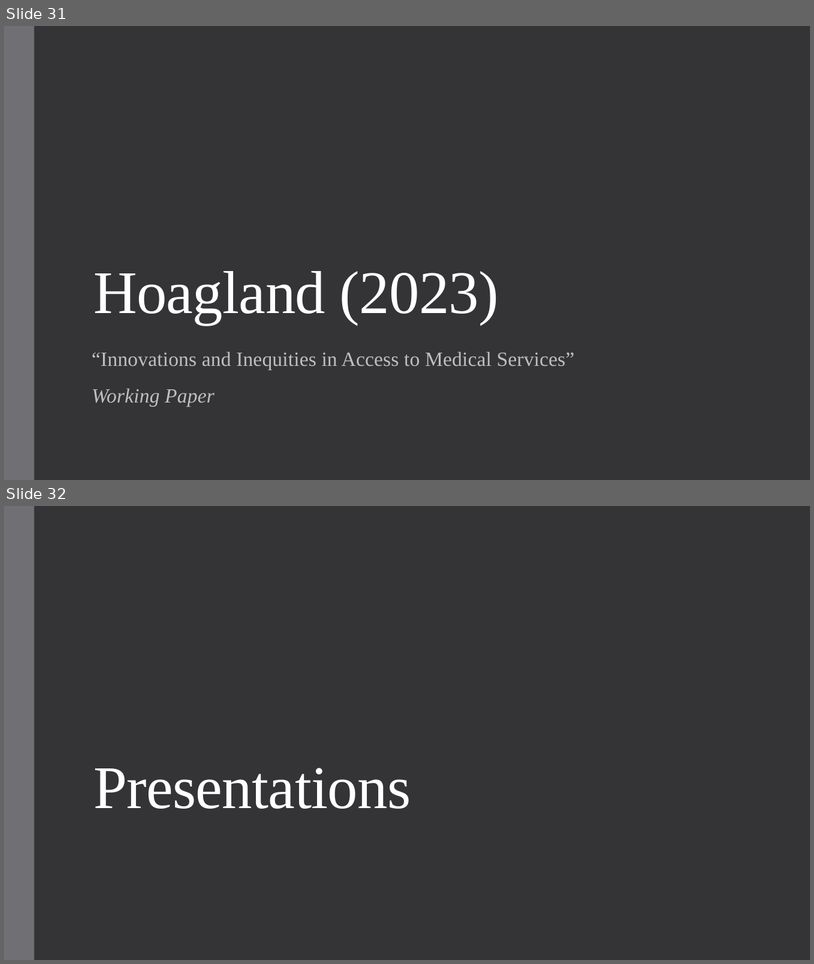
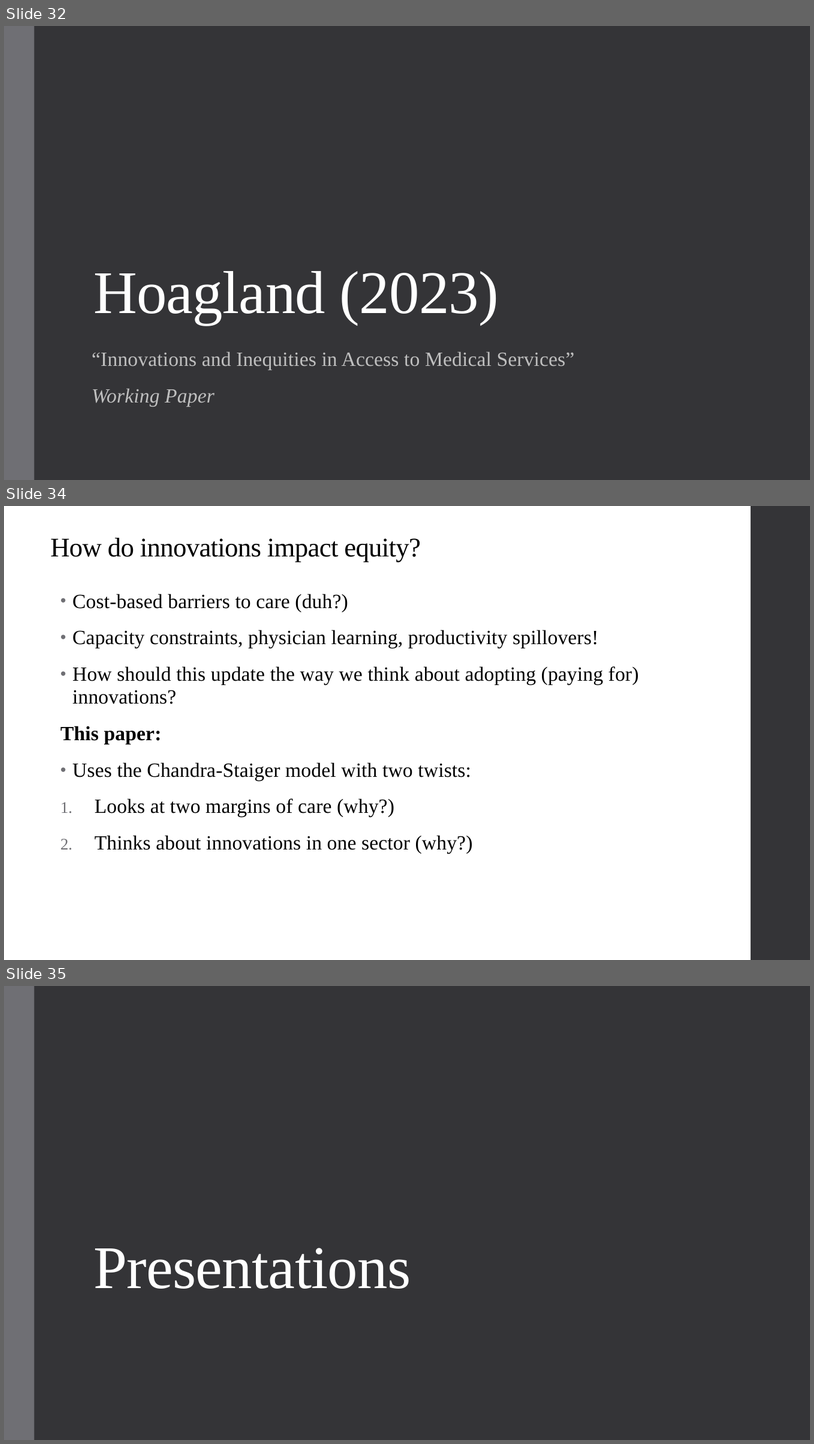
Before and after one commit to alex-hoagland/HAD6750H, a slide deck: Lecture08_HealthEquity/L8Slides_HealthEquity_2023W.pptx. Shown one above the other, each under a label of ours: slides 31 and 32 before the commit, slides 32, 34 and 35 after it; the slides between them are not shown. The pictures are 814x964 and 814x1444 pixels, drawn with LibreOffice and Linux fonts; fonts in the diff are those of the drawing. Boxes give left, top, right and bottom in pixels: in the first picture for what was removed or moved away, otherwise in the second. Text is boxed around its words. In the diff, an @@ line names an element or a change of style, - is before the commit and + after.

```diff
--- a/Lecture08_HealthEquity/L8Slides_HealthEquity_2023W.pptx
+++ b/Lecture08_HealthEquity/L8Slides_HealthEquity_2023W.pptx
@@ slide 34 added at [4,506,810,960], background #FFFFFF @@
@@ rectangle added at [751,506,810,960], fill #353537 @@
@@ title added at [50,538,421,562], 32 pt, text #000000 @@
+How do innovations impact equity?
@@ text added at [60,594,639,853], 24 pt, text #000000 @@
+• Cost-based barriers to care (duh?)
+• Capacity constraints, physician learning, productivity spillovers!
+• How should this update the way we think about adopting (paying for) innovations?
+This paper:
+• Uses the Chandra-Staiger model with two twists:
+1. Looks at two margins of care (why?)
+2. Thinks about innovations in one sector (why?)
@@ what was slide 31 is now slide 32 @@
@@ what was slide 32 is now slide 35 @@
```
Also in this commit, not shown: 2 other slides added, 8 other files.
